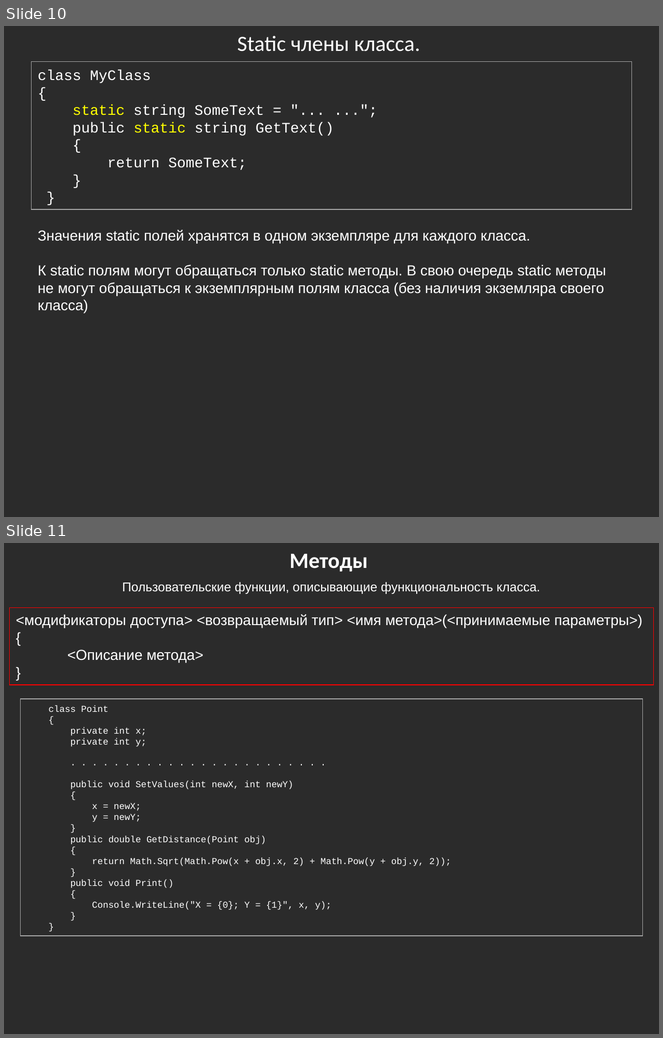
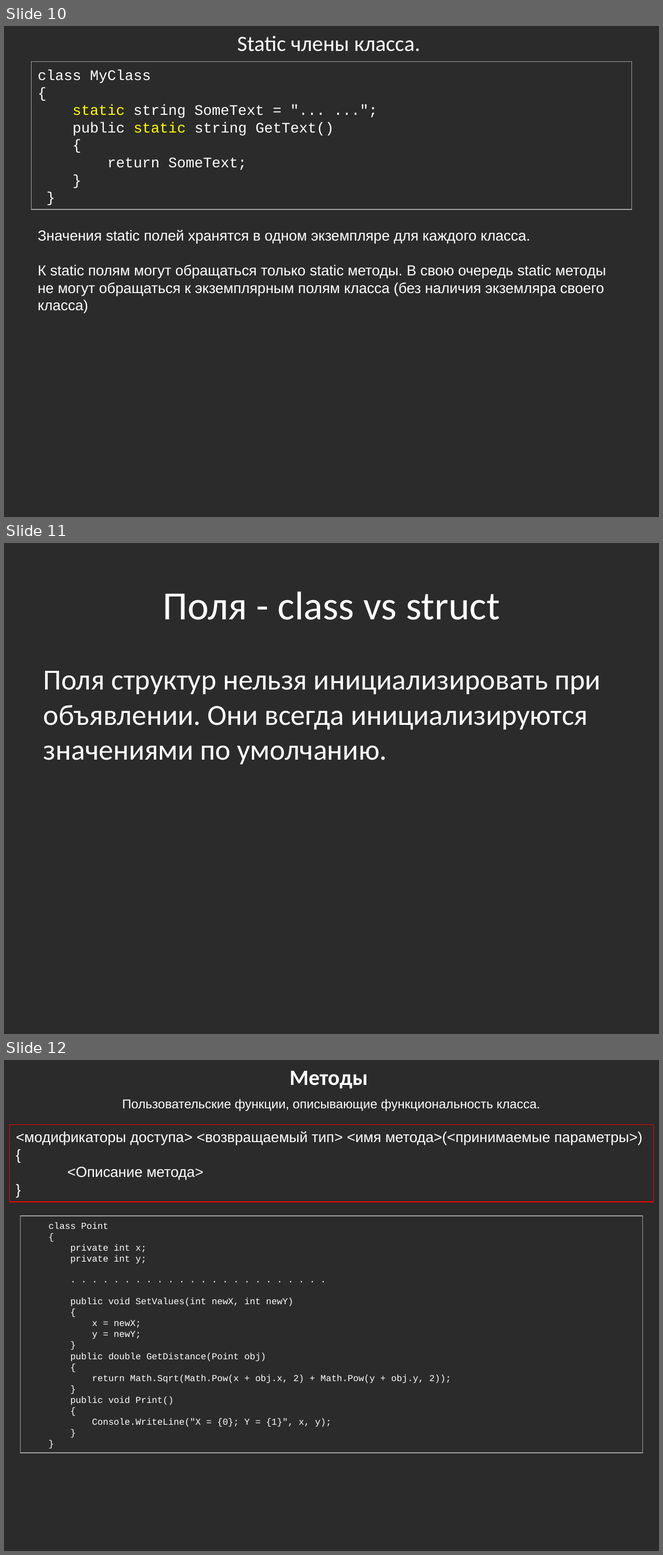
Before and after one commit to bazile/Training, a slide deck: Presentation/lesson-02-oop.pptx. Shown one above the other, each under a label of ours: slides 10 and 11 before the commit, slides 10, 11 and 12 after it. The pictures are 663x1038 and 663x1555 pixels, drawn with LibreOffice and Linux fonts; fonts in the diff are those of the drawing; background and template pictures are left out; a plain dark background stands for a picture behind light text. Boxes give left, top, right and bottom in pixels: in the first picture for what was removed or moved away, otherwise in the second. Text is boxed around its words. In the diff, an @@ line names an element or a change of style, - is before the commit and + after.

Commit message:
class vs struct

```diff
--- a/Presentation/lesson-02-oop.pptx
+++ b/Presentation/lesson-02-oop.pptx
@@ slide 11 added at <box>4,543,659,1034</box>, background picture (left out) @@
@@ title added at <box>163,591,500,620</box>, 44 pt, text #FFFFFF @@
+Поля - class vs struct
@@ text added at <box>44,671,601,765</box>, 32 pt, text #FFFFFF @@
+Поля структур нельзя инициализировать при объявлении. Они всегда инициализируются значениями по умолчанию.
@@ what was slide 11 is now slide 12 @@
```
Also in this commit, not shown: 8 other slides added, 1 other file.
